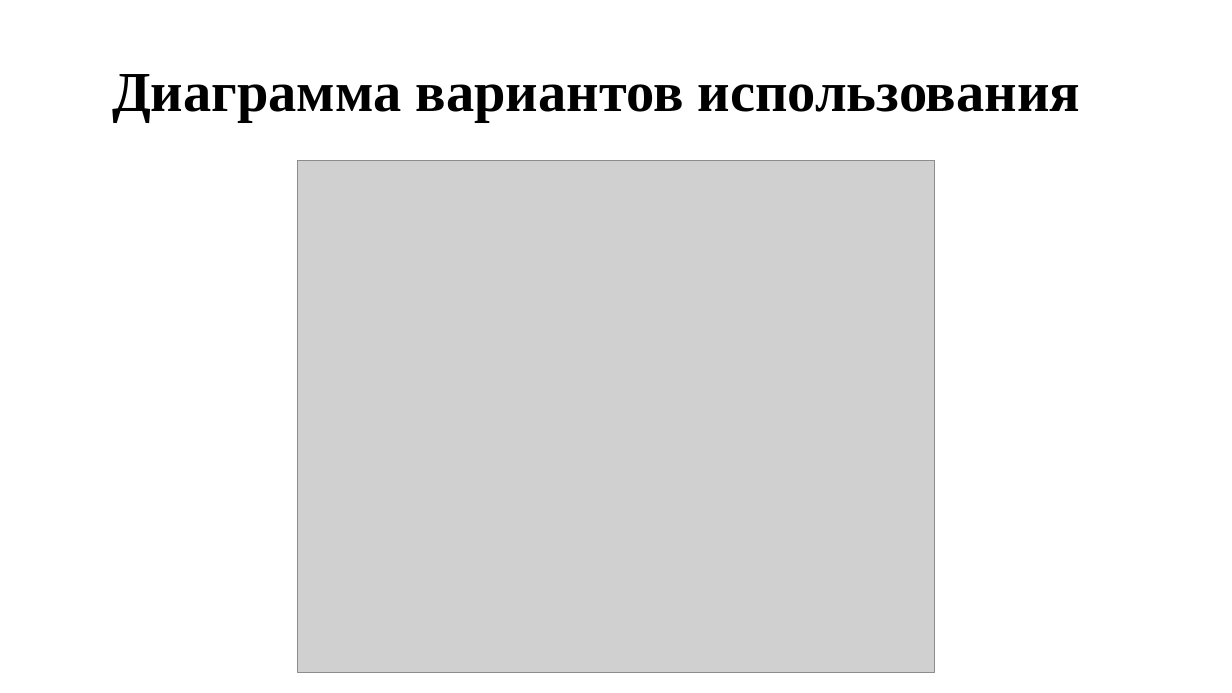
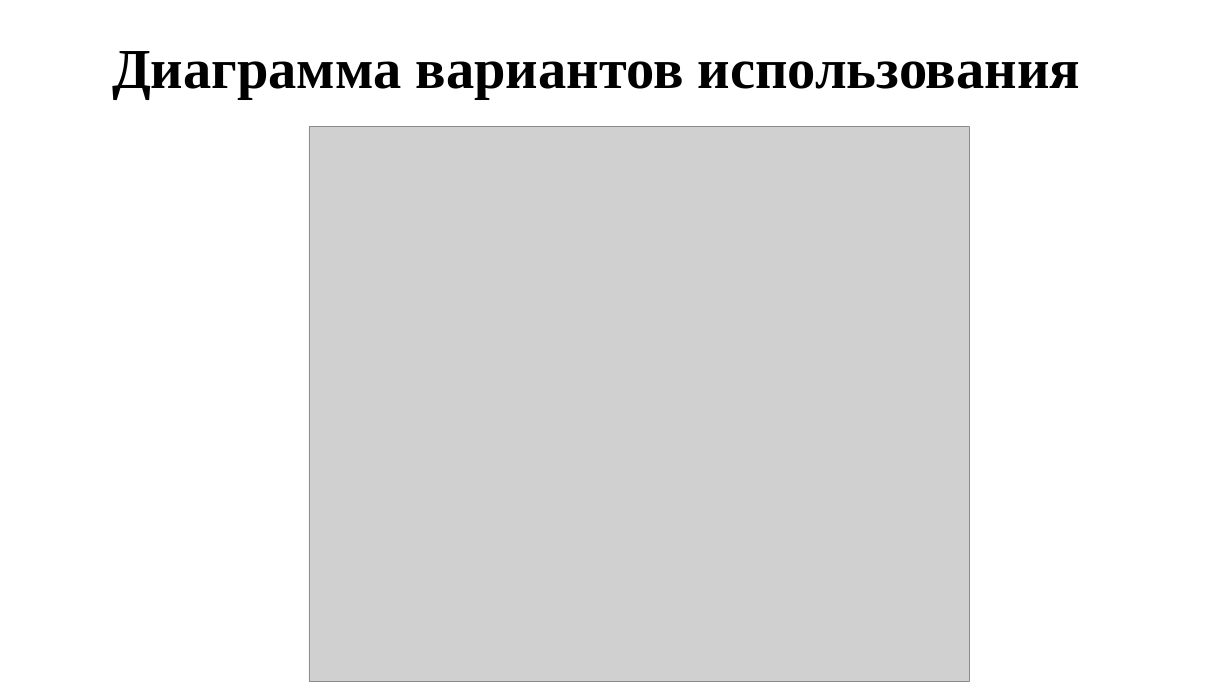
Before and after one commit to ELITEPROGRAMMISTIKI/muzey, a slide deck: slide 4 of КП/Презентация курсового проекта🩲.pptx. Drawn at 1232x693 pixels with LibreOffice and Linux fonts; fonts in the diff are those of the drawing; grey boxes stand for pictures. Boxes give left, top, right and bottom in pixels: in the first picture for what was removed or moved away, otherwise in the second. Text is boxed around its words. In the diff, an @@ line names an element or a change of style, - is before the commit and + after.

```diff
--- a/КП/Презентация курсового проекта🩲.pptx
+++ b/КП/Презентация курсового проекта🩲.pptx
@@ title "Диаграмма вариантов использования": place and size @@
-title "Диаграмма вариантов использования" at (112, 74, 1081, 122)
+title "Диаграмма вариантов использования" at (112, 51, 1081, 100)
@@ picture: place and size @@
-picture at (298, 160, 935, 672)
+picture at (309, 127, 970, 682)
```
Also in this commit, not shown: 1 other slide changed.
